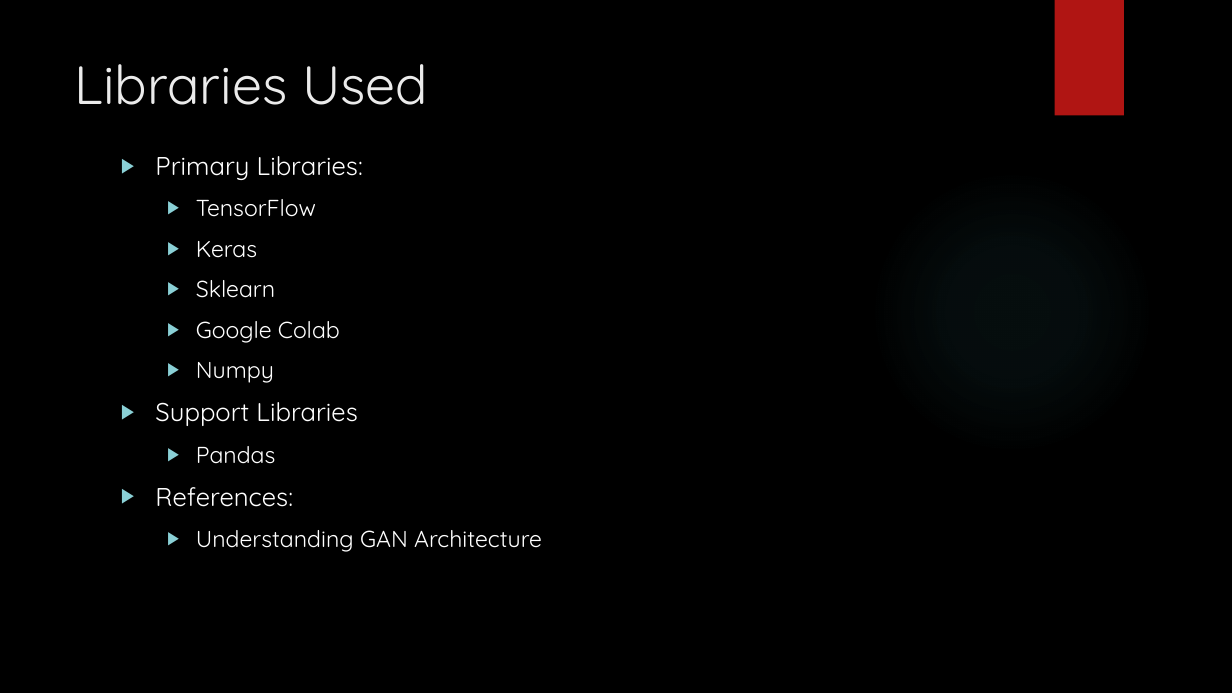
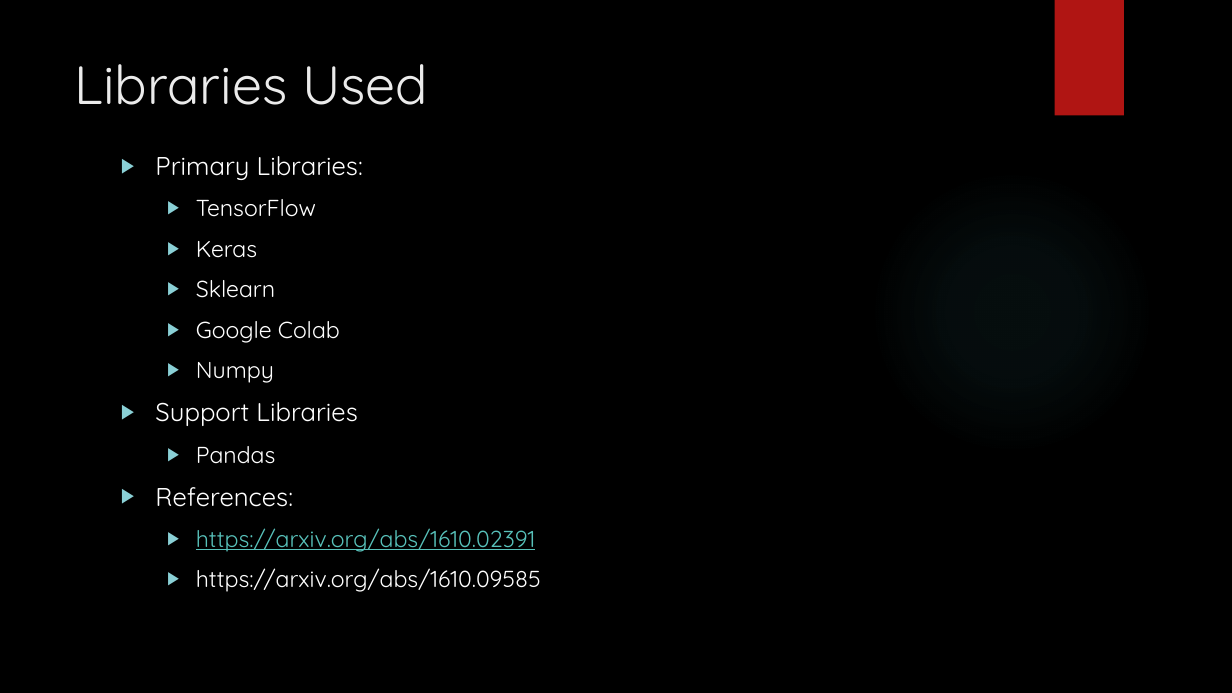
Before and after one commit to sgmurphy00/TOOLS1, a slide deck: slide 10 of Comp4447_Final_Project.pptx. Drawn at 1232x693 pixels with LibreOffice and Linux fonts; fonts in the diff are those of the drawing; background and template pictures are left out. Boxes give left, top, right and bottom in pixels: in the first picture for what was removed or moved away, otherwise in the second. Text is boxed around its words. In the diff, an @@ line names an element or a change of style, - is before the commit and + after.

Commit message:
Add files via upload
Last update

```diff
--- a/Comp4447_Final_Project.pptx
+++ b/Comp4447_Final_Project.pptx
@@ text at (x1=196, y1=528, x2=541, y2=592): text changed; text colour #FFFFFF to #58C1BA @@
-  ▶ Understanding GAN Architecture
+  ▶ https://arxiv.org/abs/1610.02391
+  ▶ https://arxiv.org/abs/1610.09585
```
